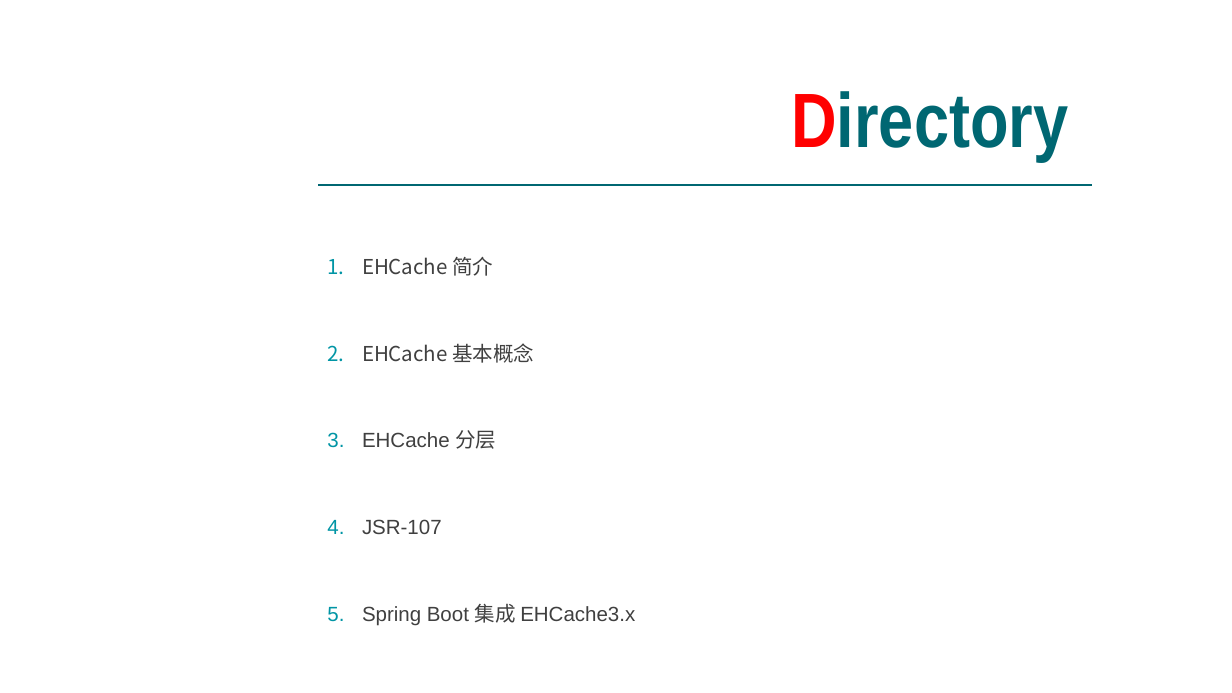
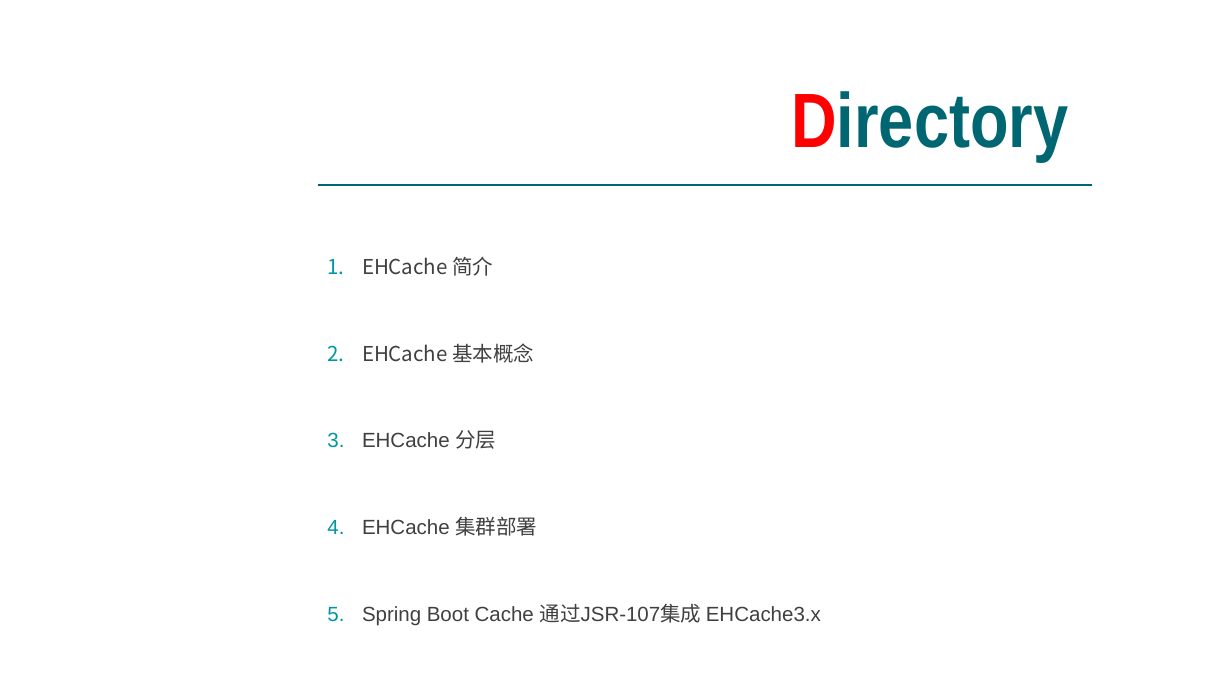
Before and after one commit to DamienJScott/TRAINNING-EHCACHE-SAMPLE, a slide deck: slide 2 of ppt/EHCache.pptx. Drawn at 1232x693 pixels with LibreOffice and Linux fonts; fonts in the diff are those of the drawing; background and template pictures are left out. Boxes give left, top, right and bottom in pixels: in the first picture for what was removed or moved away, otherwise in the second. Text is boxed around its words. In the diff, an @@ line names an element or a change of style, - is before the commit and + after.

Commit message:
modify the ppt

```diff
--- a/ppt/EHCache.pptx
+++ b/ppt/EHCache.pptx
@@ text at (x1=362, y1=517, x2=821, y2=626): text changed @@
-4. JSR-107
-5. Spring Boot 集成 EHCache3.x
+4. EHCache 集群部署
+5. Spring Boot Cache 通过JSR-107集成 EHCache3.x
```
Also in this commit, not shown: 4 other slides changed, 4 slides added, 8 slides removed.
